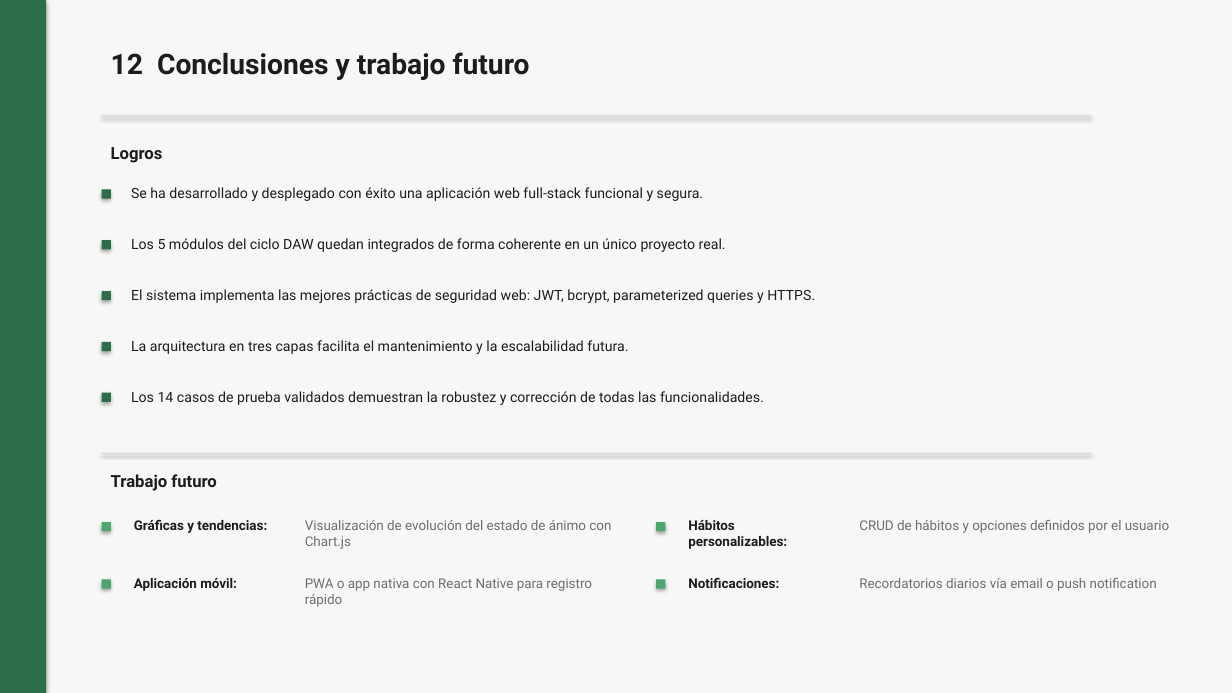
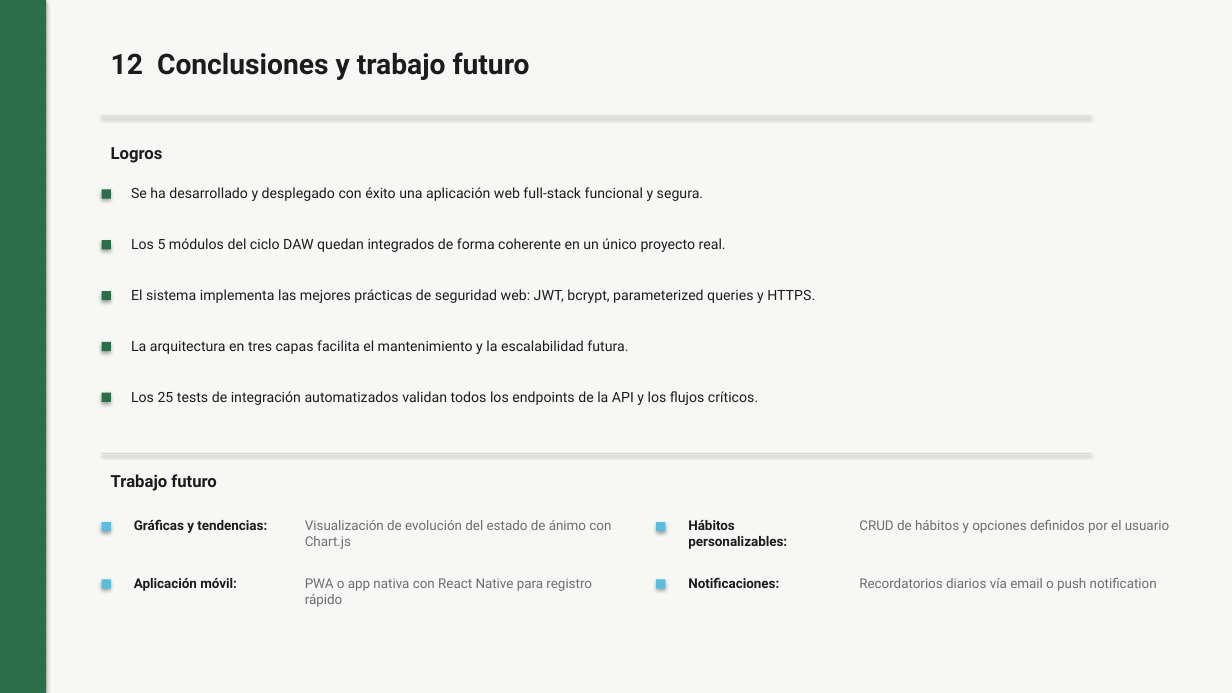
Before and after one commit to mbalay19/DAW_PROYECTO, a slide deck: slide 14 of MindTracker_Presentacion.pptx. Drawn at 1232x693 pixels with LibreOffice and Linux fonts; fonts in the diff are those of the drawing. Boxes give left, top, right and bottom in pixels: in the first picture for what was removed or moved away, otherwise in the second. Text is boxed around its words. In the diff, an @@ line names an element or a change of style, - is before the commit and + after.

Commit message:
actualizo memoria y presentacion con los tests automatizados
- cambio el dafo: ya no es debilidad la ausencia de tests, ahora el punto
  es que faltan tests unitarios sobre los modelos
- añado en la seccion de pruebas el apartado de los 25 tests de integracion
  con node:test y supertest antes de los casos manuales
- quito 'pruebas automatizadas' de vias futuras porque ya estan hechas,
  lo cambio por pruebas unitarias que es lo que faltaria
- actualizo la presentacion: slide 13 con los 25 tests reales y slide 14
  con la referencia correcta en las conclusiones

```diff
--- a/MindTracker_Presentacion.pptx
+++ b/MindTracker_Presentacion.pptx
@@ text at box(131, 391, 758, 405): text changed @@
-Los 14 casos de prueba validados demuestran la robustez y corrección de todas las funcionalidades.
+Los 25 tests de integración automatizados validan todos los endpoints de la API y los flujos críticos.
@@ fill #4AA86C to #5BBCDD in 4 elements at box(102, 522, 111, 531), box(656, 522, 665, 531), box(102, 579, 111, 589), box(656, 579, 665, 589) @@
```
Also in this commit, not shown: 5 other slides changed, 1 slide added, 1 slide removed, 2 other files.
